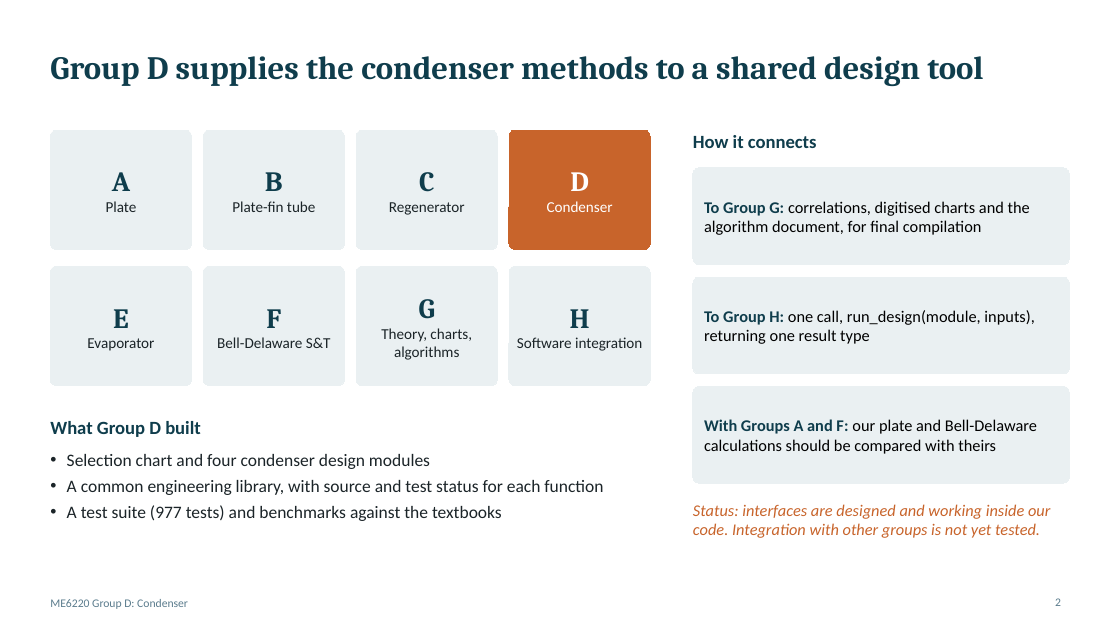
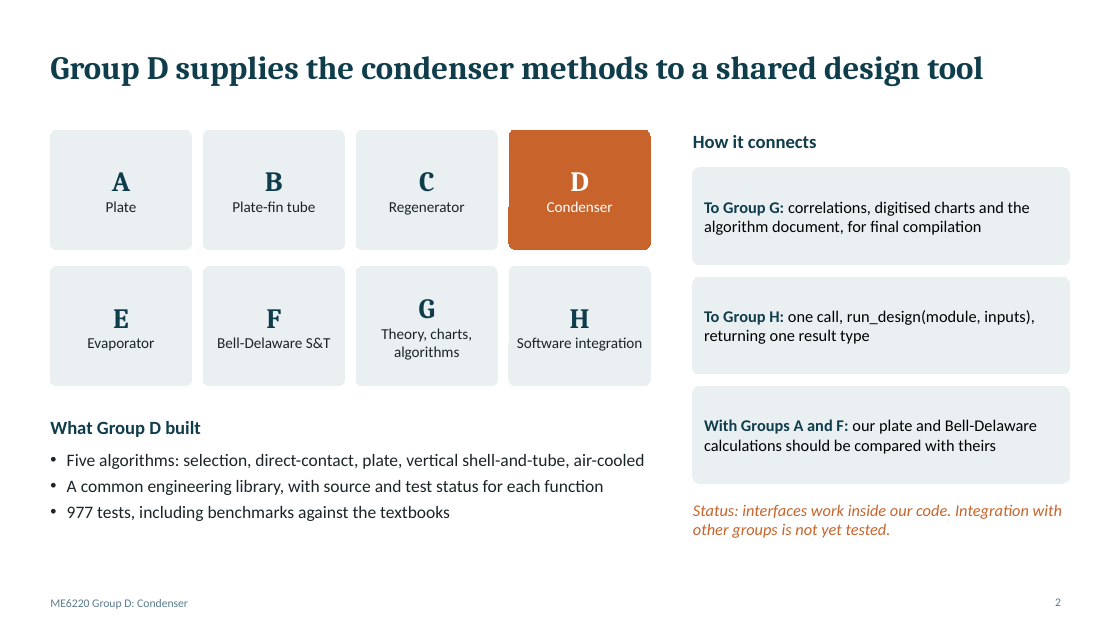
Before and after one commit to Raghav589/condenser-design-app, a slide deck: slide 2 of deliverables/ME6220_Group_D_Condenser.pptx. Drawn at 1120x630 pixels with LibreOffice and Linux fonts; fonts in the diff are those of the drawing. Boxes give left, top, right and bottom in pixels: in the first picture for what was removed or moved away, otherwise in the second. Text is boxed around its words. In the diff, an @@ line names an element or a change of style, - is before the commit and + after.

```diff
--- a/deliverables/ME6220_Group_D_Condenser.pptx
+++ b/deliverables/ME6220_Group_D_Condenser.pptx
@@ text at (67,454,645,469): text changed @@
-• Selection chart and four condenser design modules
+• Five algorithms: selection, direct-contact, plate, vertical shell-and-tube, air-cooled
@@ text at (67,506,450,521): text changed @@
-• A test suite (977 tests) and benchmarks against the textbooks
+• 977 tests, including benchmarks against the textbooks
@@ text at (693,504,1062,538): text changed @@
-Status: interfaces are designed and working inside our code. Integration with other groups is not yet tested.
+Status: interfaces work inside our code. Integration with other groups is not yet tested.
```
Also in this commit, not shown: 11 other slides changed, 8 slides added, 6 slides removed.
